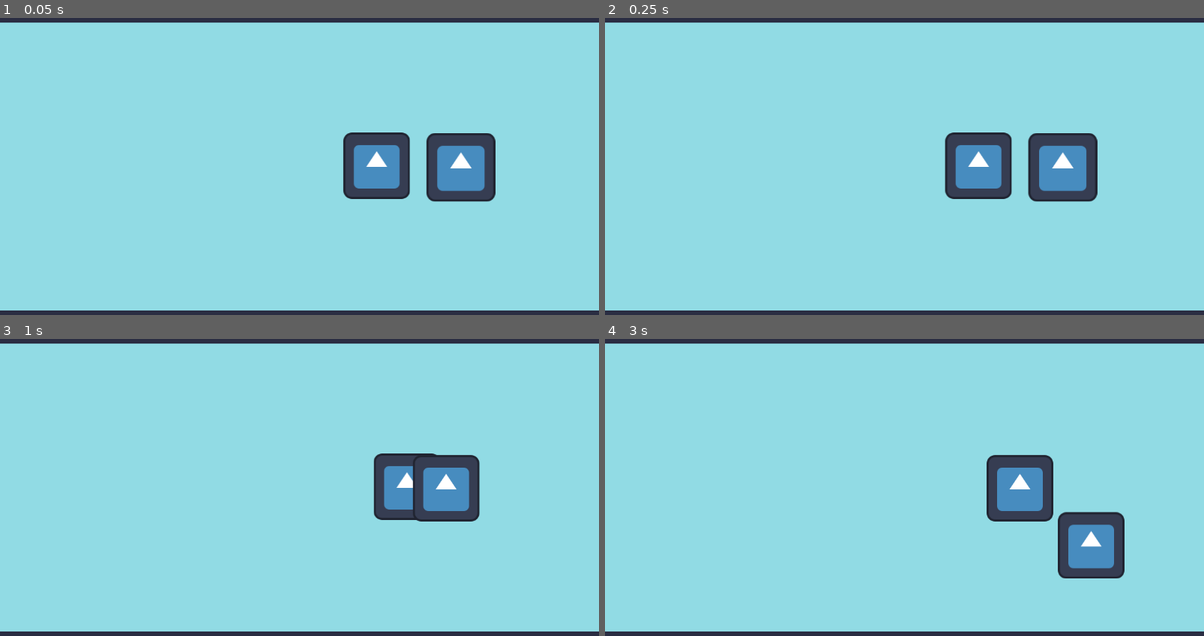
Above: before the commit, frames 1-4 (two rows, left to right).
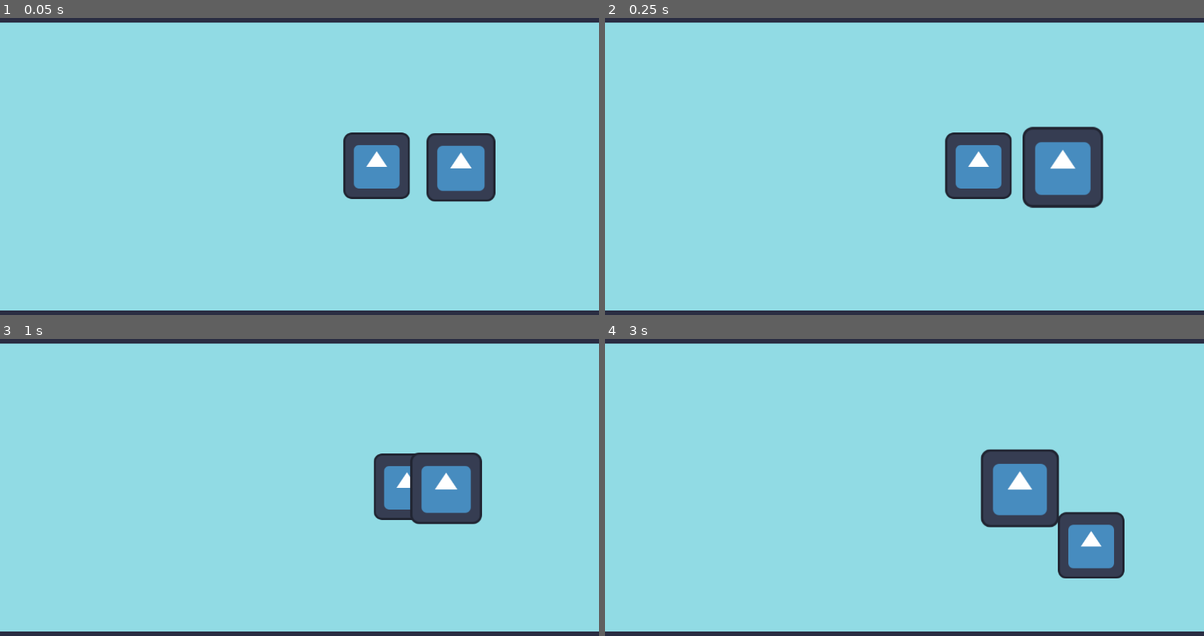
Above: after the commit, the same moments.

Repository: les-brows/la-boucle-musicale
Game: Godot game, scene res://MainScene.tscn
Two runs of this game, one before a commit and one after it. Both use one fixed random seed, a clock stepped at 60 frames per second and the inputs below. The engine's default icon, where the game draws it, is replaced by a stand-in: a white triangle on a blue panel in a dark square.
Inputs (mouse positions are in pixels of both pictures, inside the frame that each line leads up to):
- Up to frame 1 (0.05 s): no input
- Up to frame 2 (0.25 s): no input
- Up to frame 3 (1 s): move the mouse to (431, 469) at 0.52 s; hold D (player1_right) from 0.53 s (still down); right-click (431, 469) at 0.6 s
- Up to frame 4 (3 s): move the mouse to (784, 502) at 1.27 s; release D (player1_right) at 1.28 s; hold S (player1_down) 1.28-2.03 s; right-click (784, 502) at 1.35 s; move the mouse to (964, 413) at 2.02 s; hold D (player1_right) 2.03-2.78 s; right-click (964, 413) at 2.1 s; move the mouse to (874, 552) at 2.77 s; hold W (player1_up) from 2.78 s (still down); right-click (874, 552) at 2.85 s

Frame 1 is identical in both runs. In frame 2, 1.8% of the frame differs, in the area x 69-84%, y 36-64%; in frame 3, 0.9%; in frame 4, 1.8%.

Commit message:
feat: Add partition to player

Diff:
--- a/Objects/Enemies/Shooter.tscn
+++ b/Objects/Enemies/Shooter.tscn
@@ -1,10 +1,16 @@
-[gd_scene load_steps=3 format=3 uid="uid://b5w0jynn6mkxk"]
+[gd_scene load_steps=4 format=3 uid="uid://b5w0jynn6mkxk"]
 
 [ext_resource type="Script" uid="uid://xuedu7nokxvq" path="res://Objects/Enemies/shooter.gd" id="1_8c5hv"]
 [ext_resource type="Texture2D" uid="uid://bqyrux3e3tys5" path="res://icon.svg" id="2_bweyu"]
+[ext_resource type="AudioStream" uid="uid://c312tfe2javtd" path="res://Assets/Instruments/KSHMR_Bass_Pluck_02_A#.wav" id="3_qpsbd"]
 
 [node name="Shooter" type="Node2D"]
 script = ExtResource("1_8c5hv")
 
 [node name="Sprite2D" type="Sprite2D" parent="."]
 texture = ExtResource("2_bweyu")
+
+[node name="InstrumentPlayer" type="AudioStreamPlayer2D" parent="."]
+stream = ExtResource("3_qpsbd")
+volume_db = -11.243
+pitch_scale = 0.49
--- a/Objects/Enemies/shooter.gd
+++ b/Objects/Enemies/shooter.gd
@@ -5,6 +5,18 @@
 const MAX_HEIGHT_BOING: float = 0.1
 
 var boing_state: float = 0
+
+var shoot_partition: Partition
+
+func _init() -> void:
+	super()
+	var note1: Note = Note.new(0, 0, 0)
+	var note2: Note = Note.new(1, 0, 0)
+	var note3: Note = Note.new(3, 0, 0)
+	var note4: Note = Note.new(5, 0, -0.1)
+	var note5: Note = Note.new(6, 0, 0)
+	var list_notes: Array[Note] = [note1, note2, note3, note4, note5]
+	shoot_partition = Partition.new(4, 8, list_notes)
 
 
 func _process(delta: float) -> void:
@@ -21,6 +33,9 @@
 
 
 func _on_beat_launched(num_beat: int) -> void:
-	if(num_beat % Globals.BPM_SUBDIVISION == 0 && int(num_beat / float(Globals.BPM_SUBDIVISION)) % 4 == 0):
+	if(num_beat == shoot_partition.get_next_beat(num_beat)):
 		boing_state = NB_SECONDS_BOING_RECOVER + NB_SECONDS_BOING_JUMP
-		print("Boing")
+		var note = shoot_partition.get_curr_note()
+		$InstrumentPlayer.pitch_scale = 1.0 + note.pitch
+		$InstrumentPlayer.play()
+		print("Boing ", note.beat_number, " ", note.pitch)
--- /dev/null
+++ b/Rythm/note.gd
@@ -0,0 +1,12 @@
+extends Object
+
+class_name Note
+
+var beat_number: int = 0
+var action: int = 0
+var pitch: float = 0
+
+func _init(init_beat_number: int, init_action: int, init_pitch: float):
+	action = init_action
+	beat_number = init_beat_number
+	pitch = init_pitch
--- /dev/null
+++ b/Rythm/partition.gd
@@ -0,0 +1,38 @@
+extends Object
+
+class_name Partition
+
+var beat_subdivision: int = 4
+var curr_beat_index: int = 0
+var max_beat_in_partition: int = 0
+var partition_duration: int = 0
+
+var list_note: Array[Note] = []
+
+# THE NOTES HAVE TO BE IN THE RIGHT ORDER
+func _init(_beat_subdivision: int, _partition_duration: int, _list_notes: Array[Note]) -> void:
+	beat_subdivision = _beat_subdivision
+	partition_duration = _partition_duration
+	list_note = _list_notes
+	max_beat_in_partition = list_note[-1].beat_number
+
+func get_next_beat(beat: int) -> int:
+	var beat_offset = ceili(beat / float(beat_subdivision)) % partition_duration
+	var pre_partition_offset = beat - beat % (beat_subdivision * partition_duration)
+	var next_bar: bool = false
+
+	if(beat_offset > max_beat_in_partition):
+		curr_beat_index = 0
+		next_bar = true
+	else:
+		for index in list_note.size():
+			if(beat_offset <= list_note[index].beat_number):
+				curr_beat_index = index
+				break
+
+	var offset_in_partition = list_note[curr_beat_index].beat_number + (partition_duration if next_bar else 0)
+
+	return offset_in_partition * beat_subdivision + pre_partition_offset
+
+func get_curr_note() -> Note:
+	return list_note[curr_beat_index]
Not shown, added: Assets/Instruments/KSHMR_Bass_Pluck_02_A#.wav.import
Not shown, added: Assets/Instruments/KSHMR_Bass_Pluck_02_A#.wav
